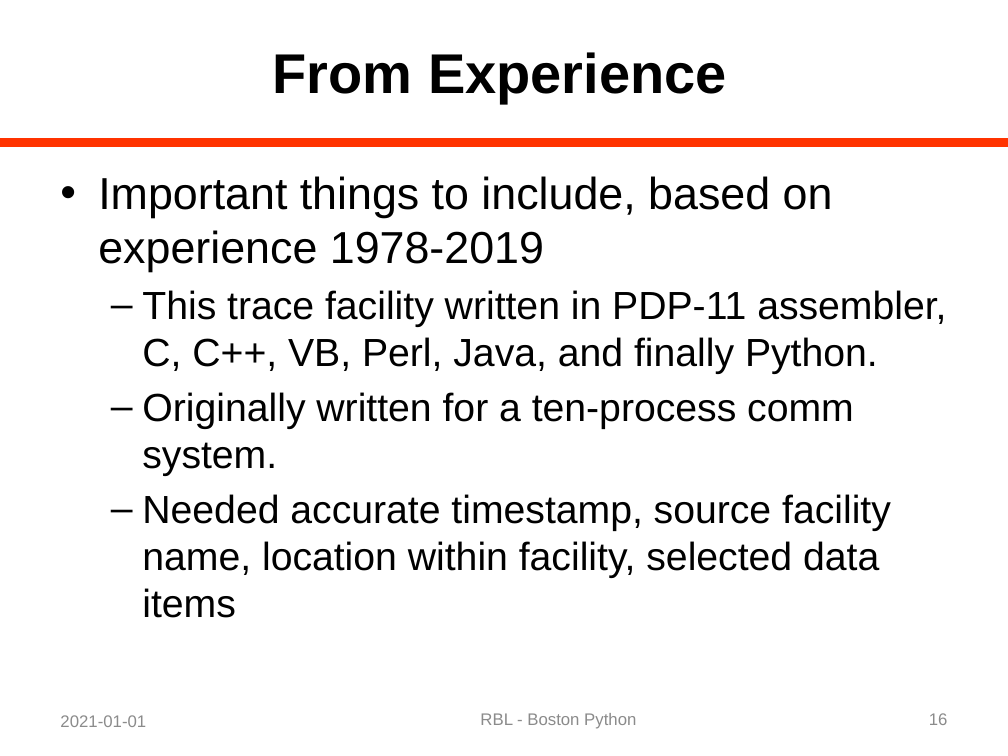
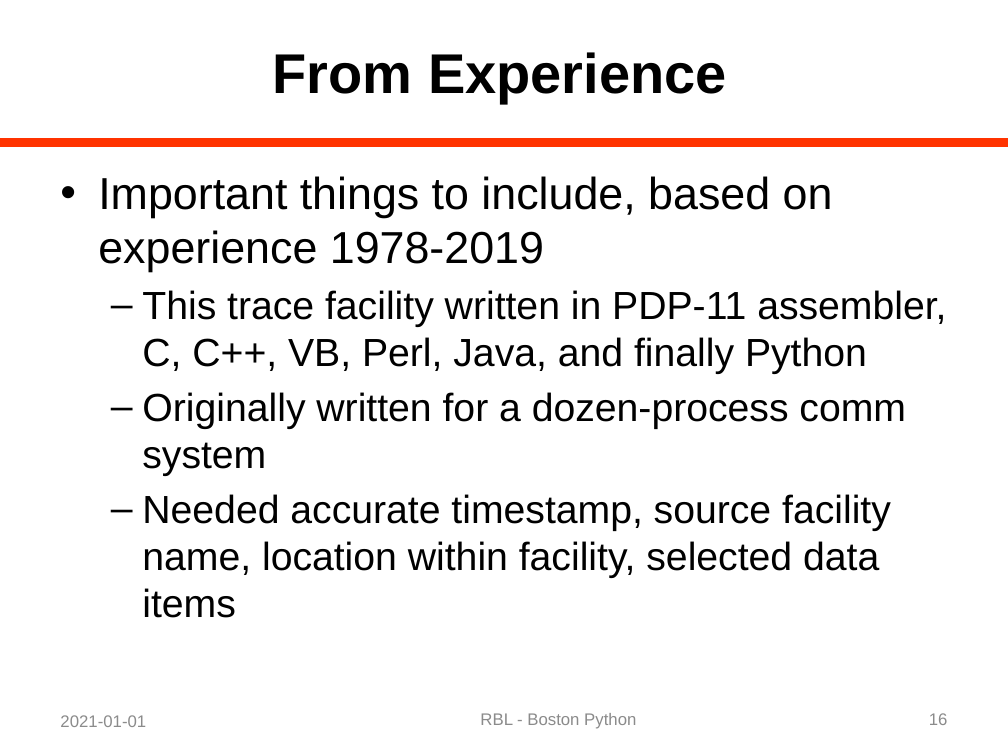
Before and after one commit to rblandau/NewTrace, a slide deck: slide 16 of docs/OfflineDebugging/A Dinosaur and a Python 02.pptx. Drawn at 1008x756 pixels with LibreOffice and Linux fonts; fonts in the diff are those of the drawing. Boxes give left, top, right and bottom in pixels: in the first picture for what was removed or moved away, otherwise in the second. Text is boxed around its words. In the diff, an @@ line names an element or a change of style, - is before the commit and + after.

```diff
--- a/docs/OfflineDebugging/A Dinosaur and a Python 02.pptx
+++ b/docs/OfflineDebugging/A Dinosaur and a Python 02.pptx
@@ text at bbox=[142, 290, 946, 476]: text changed @@
-  – This trace facility written in PDP-11 assembler, C, C++, VB, Perl, Java, and finally Python.
-  – Originally written for a ten-process comm system.
+  – This trace facility written in PDP-11 assembler, C, C++, VB, Perl, Java, and finally Python
+  – Originally written for a dozen-process comm system
```
Also in this commit, not shown: 7 other slides changed, 3 other files.
